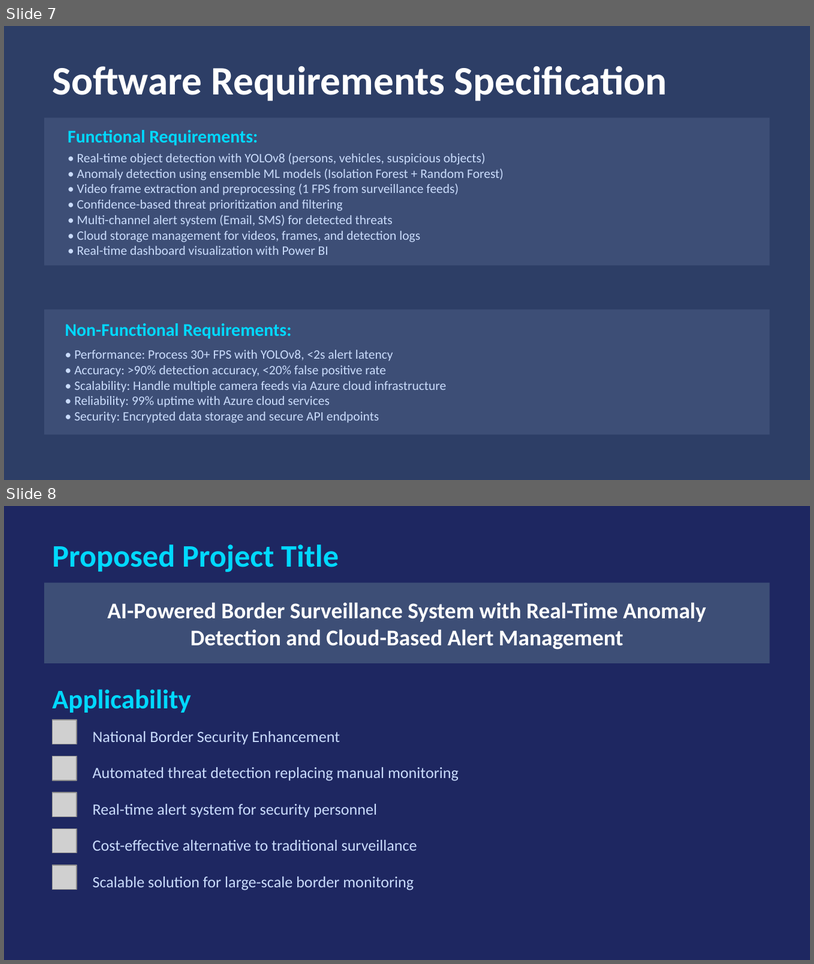
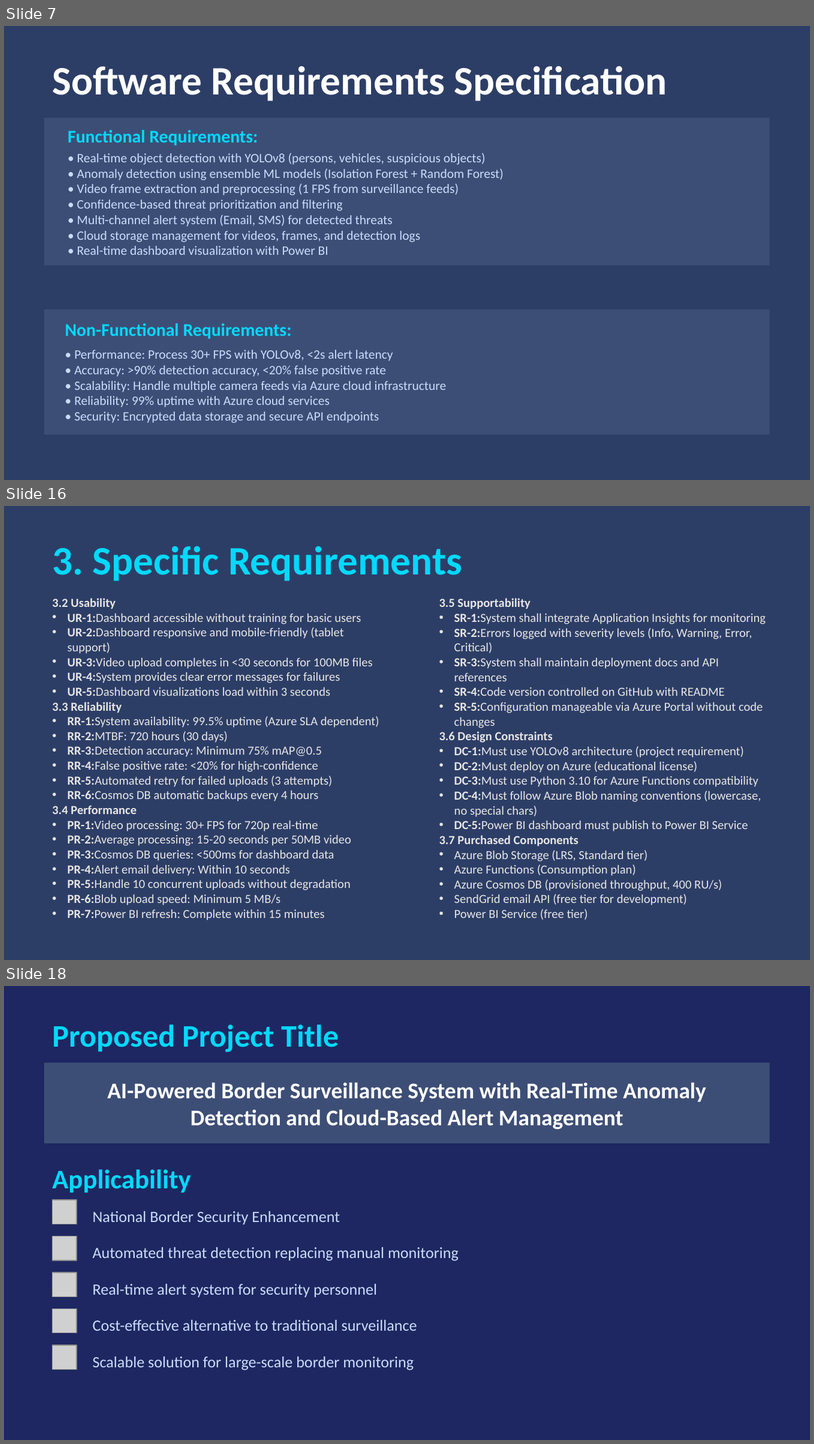
Before and after one commit to jainilgupta02/jay-gupta-ms-elevate-internship, a slide deck: Project/Border_Defence_Presentation.pptx. Shown one above the other, each under a label of ours: slides 7 and 8 before the commit, slides 7, 16 and 18 after it; the slides between them are not shown. The pictures are 814x964 and 814x1444 pixels, drawn with LibreOffice and Linux fonts; fonts in the diff are those of the drawing; grey boxes stand for pictures. Boxes give left, top, right and bottom in pixels: in the first picture for what was removed or moved away, otherwise in the second. Text is boxed around its words. In the diff, an @@ line names an element or a change of style, - is before the commit and + after.

```diff
--- a/Project/Border_Defence_Presentation.pptx
+++ b/Project/Border_Defence_Presentation.pptx
@@ slide 16 added at (x1=4, y1=506, x2=810, y2=960), background #2D3E66 @@
@@ text added at (x1=52, y1=546, x2=462, y2=581), 36 pt, text #00D9FF, bold @@
+3. Specific Requirements
@@ text added at (x1=52, y1=598, x2=380, y2=920), 11 pt, text #E7E6E6 @@
+3.2 Usability
+• UR-1:Dashboard accessible without training for basic users
+• UR-2:Dashboard responsive and mobile-friendly (tablet support)
+• UR-3:Video upload completes in <30 seconds for 100MB files
+• UR-4:System provides clear error messages for failures
+• UR-5:Dashboard visualizations load within 3 seconds
+3.3 Reliability
+• RR-1:System availability: 99.5% uptime (Azure SLA dependent)
+• RR-2:MTBF: 720 hours (30 days)
+• RR-3:Detection accuracy: Minimum 75% mAP@0.5
+• RR-4:False positive rate: <20% for high-confidence
+• RR-5:Automated retry for failed uploads (3 attempts)
+• RR-6:Cosmos DB automatic backups every 4 hours
+3.4 Performance
+• PR-1:Video processing: 30+ FPS for 720p real-time
+• PR-2:Average processing: 15-20 seconds per 50MB video
+• PR-3:Cosmos DB queries: <500ms for dashboard data
+• PR-4:Alert email delivery: Within 10 seconds
+• PR-5:Handle 10 concurrent uploads without degradation
+• PR-6:Blob upload speed: Minimum 5 MB/s
+• PR-7:Power BI refresh: Complete within 15 minutes
@@ text added at (x1=440, y1=598, x2=766, y2=919), 11 pt, text #E7E6E6 @@
+3.5 Supportability
+• SR-1:System shall integrate Application Insights for monitoring
+• SR-2:Errors logged with severity levels (Info, Warning, Error, Critical)
+• SR-3:System shall maintain deployment docs and API references
+• SR-4:Code version controlled on GitHub with README
+• SR-5:Configuration manageable via Azure Portal without code changes
+3.6 Design Constraints
+• DC-1:Must use YOLOv8 architecture (project requirement)
+• DC-2:Must deploy on Azure (educational license)
+• DC-3:Must use Python 3.10 for Azure Functions compatibility
+• DC-4:Must follow Azure Blob naming conventions (lowercase, no special chars)
+• DC-5:Power BI dashboard must publish to Power BI Service
+3.7 Purchased Components
+• Azure Blob Storage (LRS, Standard tier)
+• Azure Functions (Consumption plan)
+• Azure Cosmos DB (provisioned throughput, 400 RU/s)
+• SendGrid email API (free tier for development)
+• Power BI Service (free tier)
@@ what was slide 8 is now slide 18 @@
```
Also in this commit, not shown: 9 other slides added, 14 other files.
